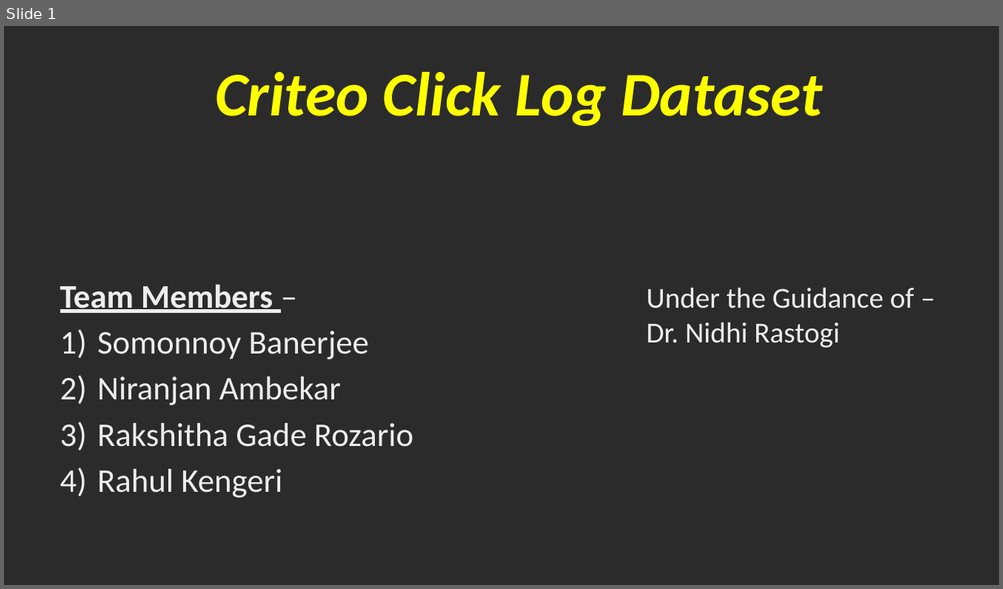
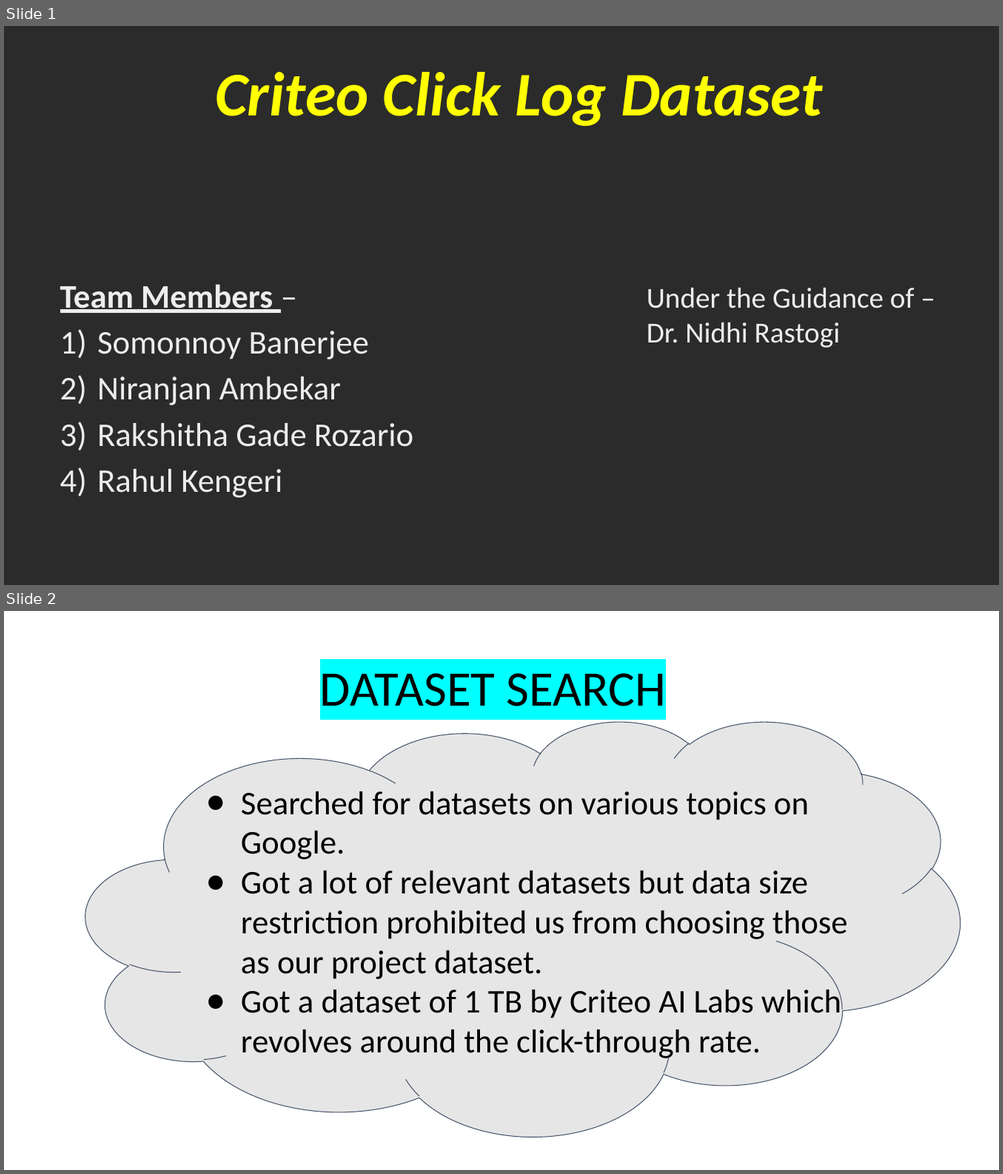
Before and after one commit to Somonnoy44/DSCI-project, a slide deck: DSCI Project Presentation Team 1 - Criteo Click Log Dataset.pptx. Shown one above the other, each under a label of ours: slide 1 before the commit, slides 1 and 2 after it. The pictures are 1003x589 and 1003x1174 pixels, drawn with LibreOffice and Linux fonts; fonts in the diff are those of the drawing; background and template pictures are left out; a plain dark background stands for a picture behind light text. Boxes give left, top, right and bottom in pixels: in the first picture for what was removed or moved away, otherwise in the second. Text is boxed around its words. In the diff, an @@ line names an element or a change of style, - is before the commit and + after.

Commit message:
Updated DSCI Project Presentation
Updated DSCI Project Presentation Team 1 - Criteo Click Log Dataset

```diff
--- a/DSCI Project Presentation Team 1 - Criteo Click Log Dataset.pptx
+++ b/DSCI Project Presentation Team 1 - Criteo Click Log Dataset.pptx
@@ slide 2 added at box(4, 611, 999, 1170), background picture (left out) @@
@@ text added at box(320, 673, 666, 706), 48 pt, text #000000 @@
+DATASET SEARCH
@@ cloud added at box(86, 721, 960, 1136), fill #E7E6E6, outline #44546A 0.75 pt @@
@@ text added at box(241, 792, 848, 1062), 32 pt, text #000000 @@
+● Searched for datasets on various topics on Google.
+● Got a lot of relevant datasets but data size restriction prohibited us from choosing those as our project dataset.
+● Got a dataset of 1 TB by Criteo AI Labs which revolves around the click-through rate.
```
Also in this commit, not shown: 2 other slides changed, 7 other slides added, 1 slide removed.
